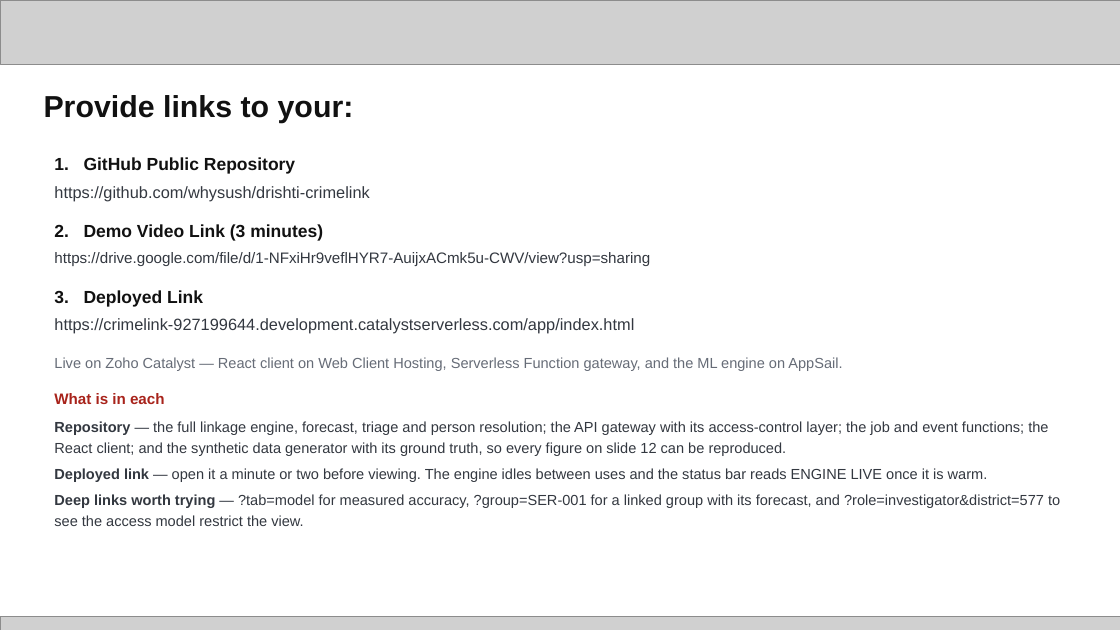
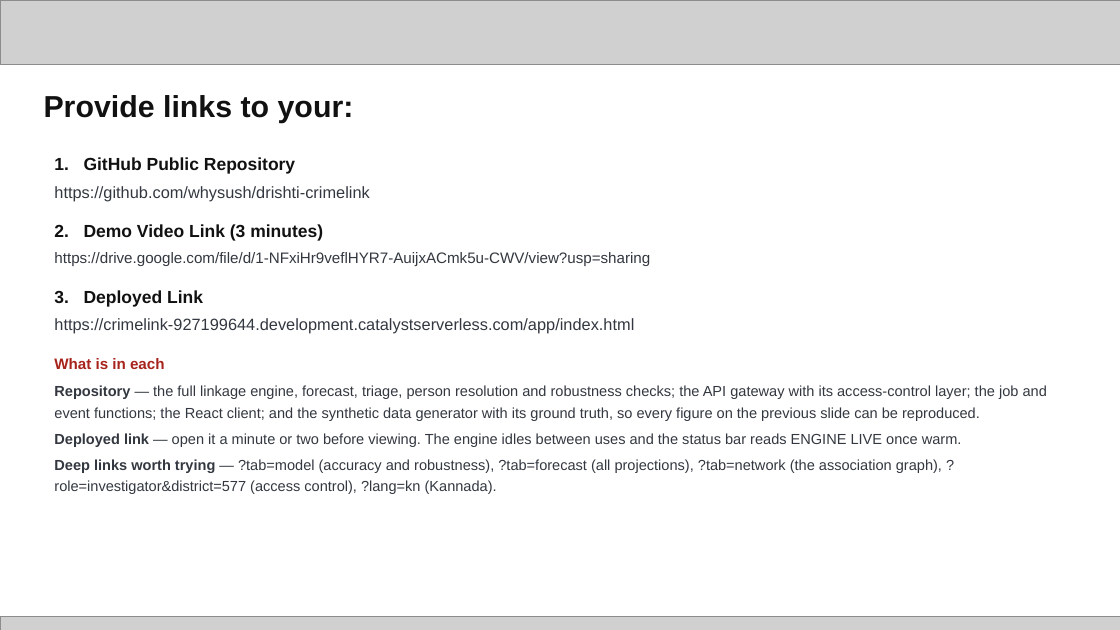
Before and after one commit to whysush/drishti-crimelink, a slide deck: slide 16 of docs/submission/Drishti_KSP_Datathon_2026_Prototype_Submission.pptx (slide 14 before the commit). Drawn at 1120x630 pixels with LibreOffice and Linux fonts; fonts in the diff are those of the drawing; grey boxes stand for pictures. Boxes give left, top, right and bottom in pixels: in the first picture for what was removed or moved away, otherwise in the second. Text is boxed around its words. In the diff, an @@ line names an element or a change of style, - is before the commit and + after.

```diff
--- a/docs/submission/Drishti_KSP_Datathon_2026_Prototype_Submission.pptx
+++ b/docs/submission/Drishti_KSP_Datathon_2026_Prototype_Submission.pptx
@@ text at [54,357,842,371]: paragraph removed @@
-Live on Zoho Catalyst — React client on Web Client Hosting, Serverless Function gateway, and the ML engine on AppSail.
@@ text at [54,385,1047,494]: text changed @@
-Repository — the full linkage engine, forecast, triage and person resolution; the API gateway with its access-control layer; the job and event functions; the React client; and the synthetic data generator with its ground truth, so every figure on slide 12 can be reproduced.
-Deployed link — open it a minute or two before viewing. The engine idles between uses and the status bar reads ENGINE LIVE once it is warm.
-Deep links worth trying — ?tab=model for measured accuracy, ?group=SER-001 for a linked group with its forecast, and ?role=investigator&district=577 to see the access model restrict the view.
+Repository — the full linkage engine, forecast, triage, person resolution and robustness checks; the API gateway with its access-control layer; the job and event functions; the React client; and the synthetic data generator with its ground truth, so every figure on the previous slide can be reproduced.
+Deployed link — open it a minute or two before viewing. The engine idles between uses and the status bar reads ENGINE LIVE once warm.
+Deep links worth trying — ?tab=model (accuracy and robustness), ?tab=forecast (all projections), ?tab=network (the association graph), ?role=investigator&district=577 (access control), ?lang=kn (Kannada).
```
Also in this commit, not shown: 11 other slides changed, 3 slides added, 1 slide removed, 2 other files.
